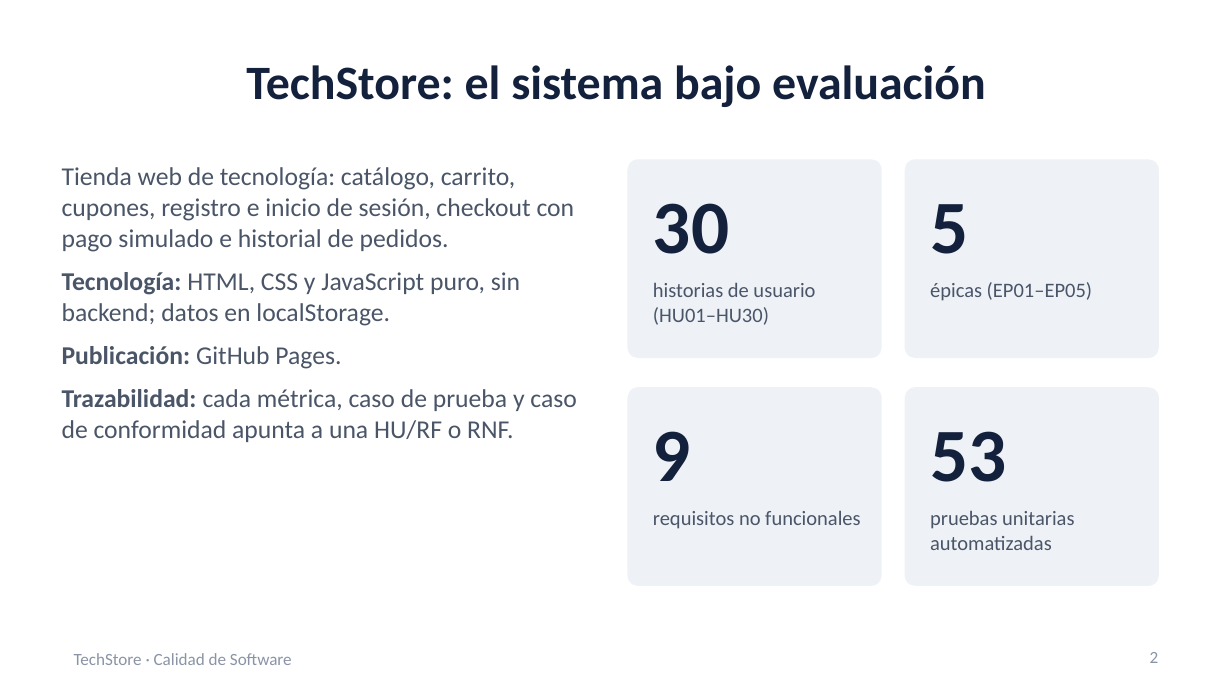
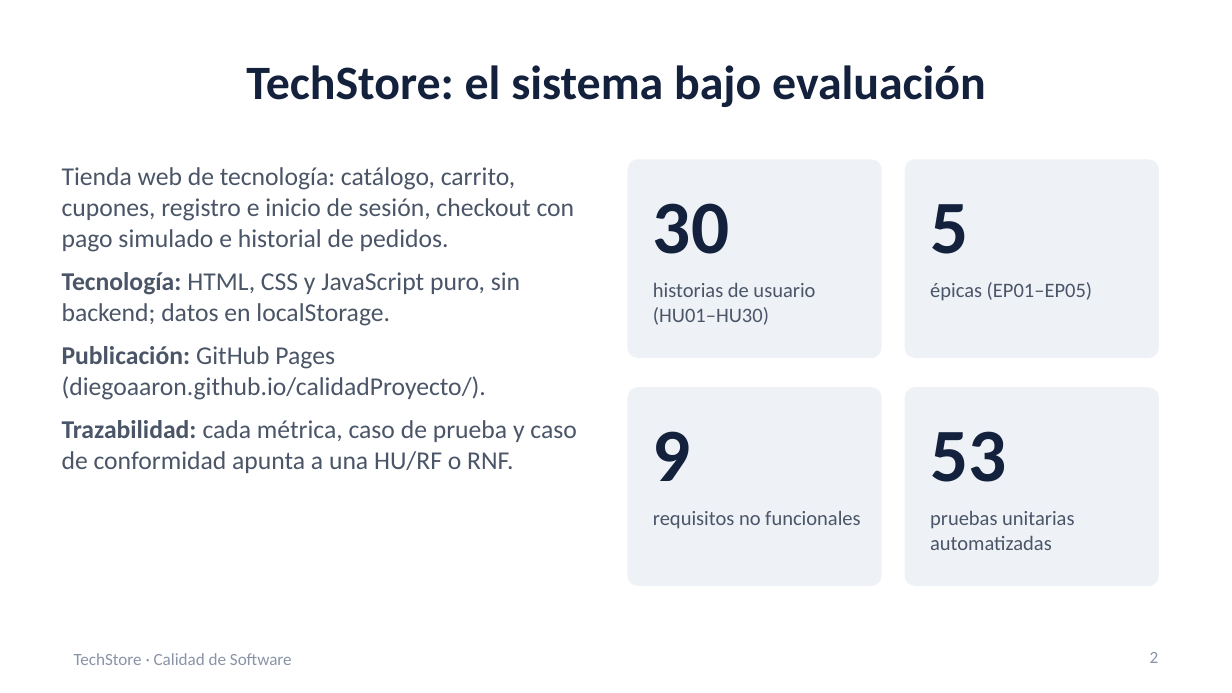
Before and after one commit to diegoaaron/calidadProyecto, a slide deck: slide 2 of docs/Esquema_Calidad_Pruebas_Conformidad.pptx. Drawn at 1232x693 pixels with LibreOffice and Linux fonts; fonts in the diff are those of the drawing. Boxes give left, top, right and bottom in pixels: in the first picture for what was removed or moved away, otherwise in the second. Text is boxed around its words. In the diff, an @@ line names an element or a change of style, - is before the commit and + after.

```diff
--- a/docs/Esquema_Calidad_Pruebas_Conformidad.pptx
+++ b/docs/Esquema_Calidad_Pruebas_Conformidad.pptx
@@ text at box(62, 346, 486, 400): text changed; bold off @@
-Publicación: GitHub Pages.
+Publicación: GitHub Pages (diegoaaron.github.io/calidadProyecto/).
```
Also in this commit, not shown: 3 other slides changed, 2 slides added, 3 other files.
